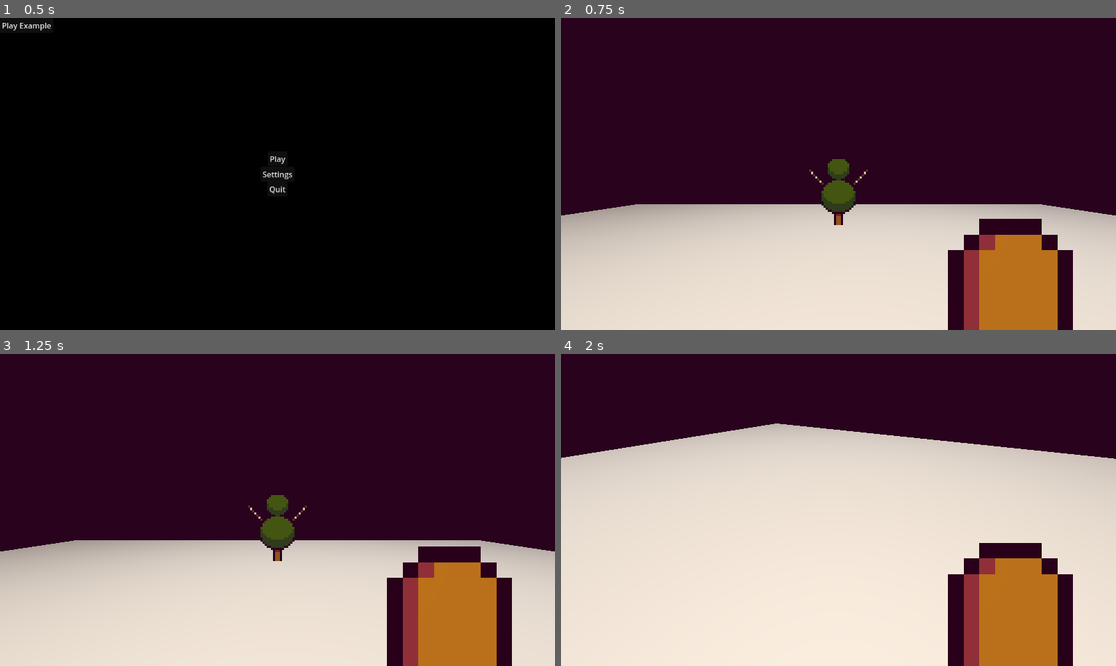
Above: before the commit, frames 1-4 (two rows, left to right).
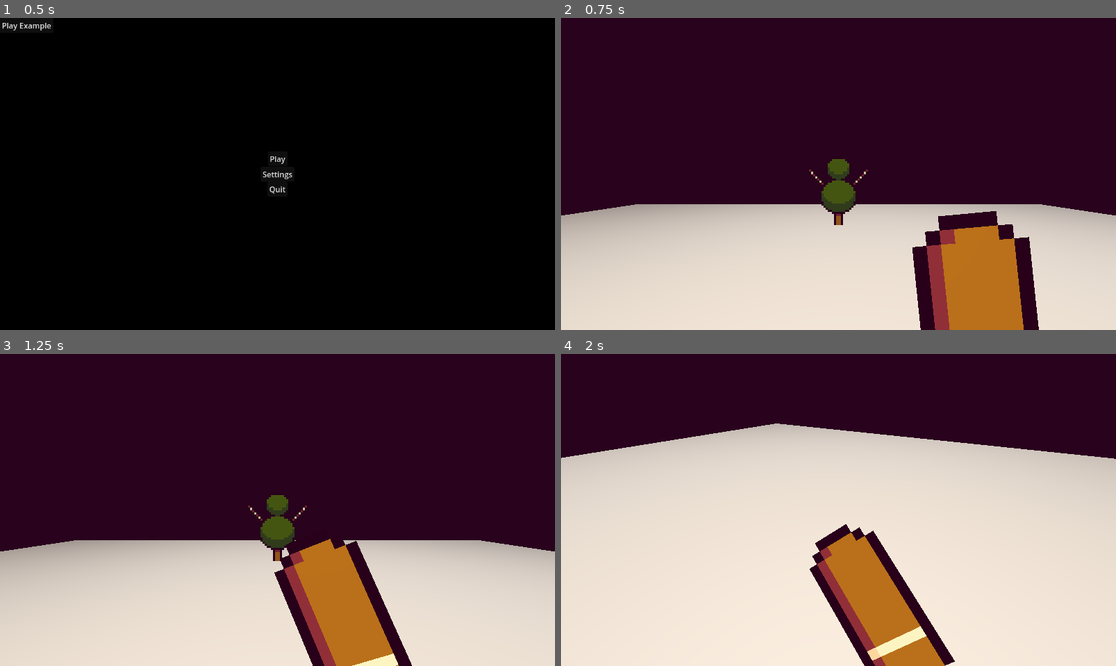
Above: after the commit, the same moments.

Repository: Ieida/Jame-Gam-Christmas
Game: Godot game, scene res://main_menu/main_menu.tscn
The game is run twice, just before and just after one commit, with the same random seed, the same clock (stepped at 60 frames per second) and the same inputs. The engine's default icon, where the game draws it, is replaced by a stand-in: a white triangle on a blue panel in a dark square.
Inputs (mouse positions are in pixels of both pictures, inside the frame that each line leads up to):
- Up to frame 1 (0.5 s): no input
- Up to frame 2 (0.75 s): click "Play Example" at 0.5 s
- Up to frame 3 (1.25 s): no input
- Up to frame 4 (2 s): move the mouse to (866, 510) at 1.27 s; hold W (move_forward) from 1.28 s (still down); click (866, 510) at 1.35 s

Frame 1 is identical in both runs. In frame 2, 7.4% of the frame differs, in the area x 63-93%, y 61-100%; in frame 3, 14%; in frame 4, 15%, in the area x 44-93%, y 54-100%.

Commit message:
Update example_weapon.tscn

Diff:
--- a/example_weapon/example_weapon.tscn
+++ b/example_weapon/example_weapon.tscn
@@ -96,6 +96,7 @@
 [sub_resource type="Animation" id="Animation_3uayf"]
 resource_name = "swing"
 length = 0.2
+loop_mode = 1
 tracks/0/type = "value"
 tracks/0/imported = false
 tracks/0/enabled = true
@@ -139,7 +140,7 @@
 tracks/3/interp = 1
 tracks/3/loop_wrap = true
 tracks/3/keys = {
-"times": PackedFloat32Array(0.05, 0.1),
+"times": PackedFloat32Array(0, 0.2),
 "transitions": PackedFloat32Array(1, 1),
 "values": [{
 "args": [],
@@ -173,7 +174,7 @@
 libraries = {
 "": SubResource("AnimationLibrary_euolw")
 }
-autoplay = "idle"
+autoplay = "swing"
 
 [node name="Area3D" type="Area3D" parent="."]
 collision_layer = 0
